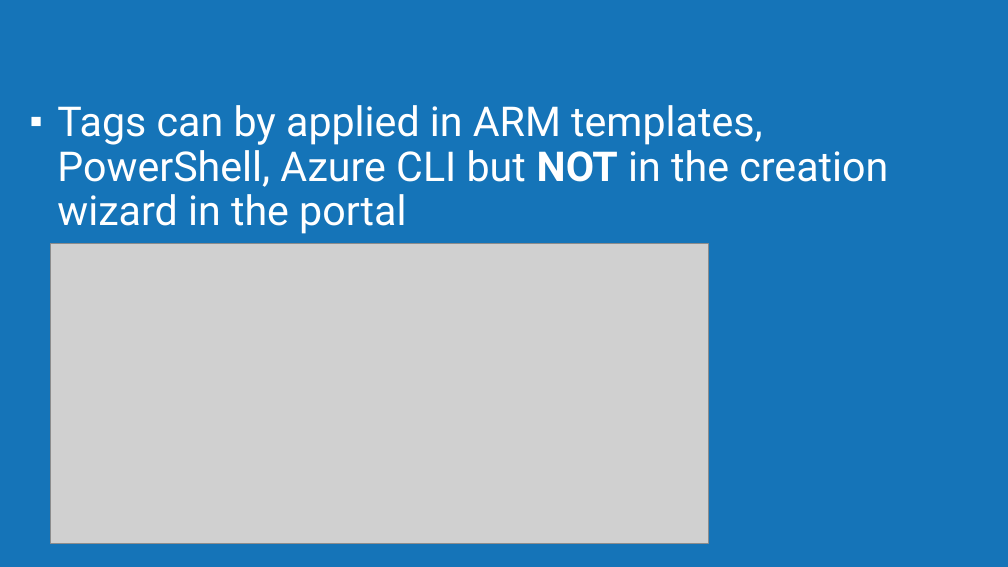
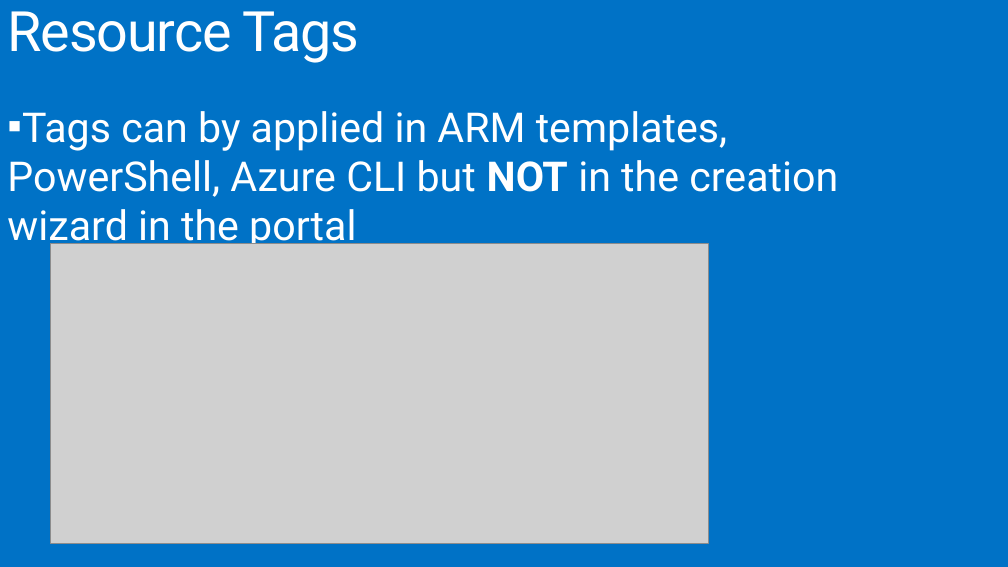
Before and after one commit to MSDEVMTL/GlobalAzureBootcamp2018, a slide deck: slide 10 of Step9/Step9-ARMGovernance.pptx. Drawn at 1008x567 pixels with LibreOffice and Linux fonts; fonts in the diff are those of the drawing; grey boxes stand for pictures; background and template pictures are left out. Boxes give left, top, right and bottom in pixels: in the first picture for what was removed or moved away, otherwise in the second. Text is boxed around its words. In the diff, an @@ line names an element or a change of style, - is before the commit and + after.

Commit message:
typos & title issues in step9 pptx

```diff
--- a/Step9/Step9-ARMGovernance.pptx
+++ b/Step9/Step9-ARMGovernance.pptx
@@ background #1574B8 to #0072C6 @@
@@ title added at box(7, 11, 359, 63), 52.9 pt, text #FFFFFF @@
+Resource Tags
@@ text "Tags can by applied in ..." rewrapped from box(57, 105, 888, 234) to box(7, 111, 838, 251) @@
```
Also in this commit, not shown: 11 other slides changed, 1 slide added, 1 slide removed, 1 other file.
